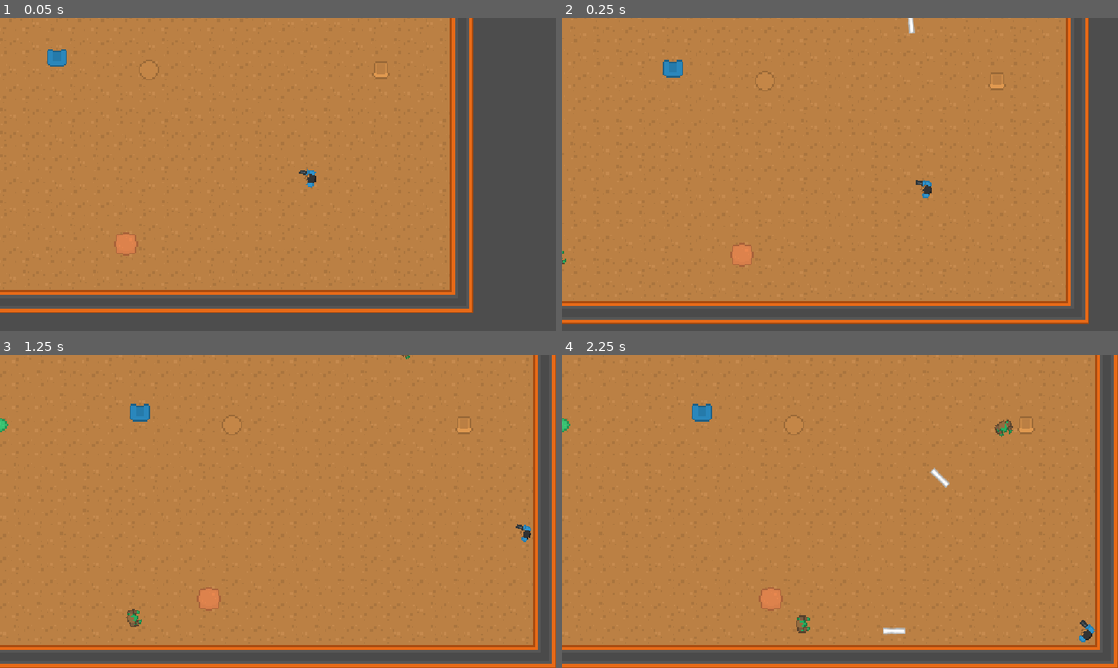
Above: before the commit, frames 1-4 (two rows, left to right).
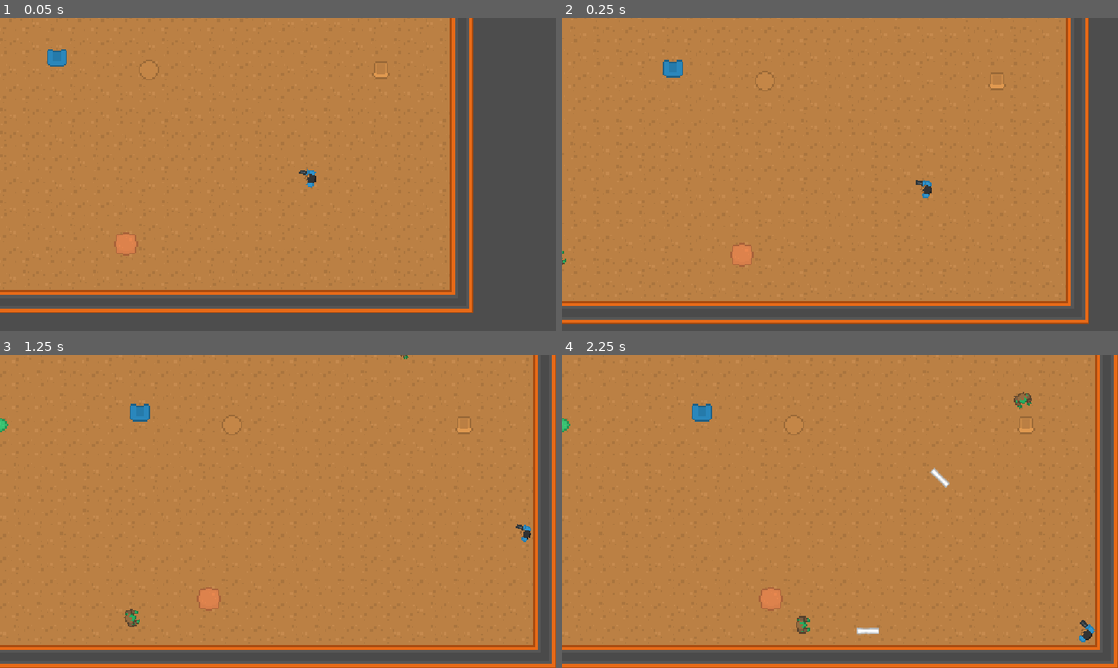
Above: after the commit, the same moments.

Repository: Frickerson/Brackeys_2026.2
Game: Godot game, scene res://Game/Levels/LevelOne.tscn
The game is run twice, just before and just after one commit, with the same random seed, the same clock (stepped at 60 frames per second) and the same inputs.
Inputs (mouse positions are in pixels of both pictures, inside the frame that each line leads up to):
- Up to frame 1 (0.05 s): no input
- Up to frame 2 (0.25 s): no input
- Up to frame 3 (1.25 s): move the mouse to (400, 495) at 0.52 s; hold D (Player_Move_Right) from 0.53 s (still down); click (400, 495) at 0.6 s
- Up to frame 4 (2.25 s): move the mouse to (728, 527) at 1.27 s; release D (Player_Move_Right) at 1.28 s; hold S (Player_Move_Down) 1.28-2.03 s; click (728, 527) at 1.35 s; move the mouse to (895, 442) at 2.02 s; hold D (Player_Move_Right) from 2.03 s (still down); click (895, 442) at 2.1 s

Frame 1 is identical in both runs. In frame 2, less than 0.1% of the frame differs, in the area x 0-64%, y 0-79%; in frame 3, 0.1%; in frame 4, 0.4%, in the area x 42-85%, y 11-90%.

Commit message:
Fixup bullets and avoidance

Diff:
--- a/Game/Levels/LevelOne.tscn
+++ b/Game/Levels/LevelOne.tscn
@@ -37,9 +37,8 @@
 tile_map_data = PackedByteArray("AAAAAAAAAQAAAAQAAAABAAAAAQACAAQAAAAAAAEAAQACAAUAAAABAAEAAAAEAAAAAAAAAAIAAQACAAUAAAABAA …(12592 unchanged characters)…
 tile_set = ExtResource("1_7t8pm")
 
-[node name="Player" parent="." unique_id=1713415423 groups=["Player"] instance=ExtResource("2_8g3pm")]
+[node name="Player" parent="." unique_id=1713415423 instance=ExtResource("2_8g3pm")]
 position = Vector2(415, 292)
-MoveSpeed = 150.0
 
 [node name="Obstacle" parent="." unique_id=851229595 instance=ExtResource("3_u8oo6")]
 position = Vector2(464, 216)
@@ -65,17 +64,17 @@
 [node name="Obstacle8" parent="." unique_id=795051719 instance=ExtResource("10_xptkl")]
 position = Vector2(288, 336)
 
-[node name="Enemy" parent="." unique_id=2024416287 instance=ExtResource("11_4uixm")]
+[node name="Enemy" parent="." unique_id=2024416287 groups=["Enemy"] instance=ExtResource("11_4uixm")]
 position = Vector2(144, 336)
 DefaultWeapon = SubResource("Resource_4uixm")
 MoveSpeed = 75.0
 
-[node name="Enemy2" parent="." unique_id=1042412938 instance=ExtResource("11_4uixm")]
+[node name="Enemy2" parent="." unique_id=1042412938 groups=["Enemy"] instance=ExtResource("11_4uixm")]
 position = Vector2(400, 80)
 DefaultWeapon = SubResource("Resource_75e5b")
 MoveSpeed = 75.0
 
-[node name="Enemy3" parent="." unique_id=707835662 instance=ExtResource("11_4uixm")]
+[node name="Enemy3" parent="." unique_id=707835662 groups=["Enemy"] instance=ExtResource("11_4uixm")]
 position = Vector2(96, 48)
 DefaultWeapon = SubResource("Resource_w43m7")
 MoveSpeed = 75.0
--- a/Game/Objects/Bullets/Bullet.gd
+++ b/Game/Objects/Bullets/Bullet.gd
@@ -10,13 +10,21 @@
 	position += velocity * delta
 
 func _on_body_entered(body: Node2D) -> void:
-	var enemy := body as Enemy
-	if enemy:
-		enemy._take_damage(1.0)
+	if is_in_group("Player"):
+		if body.is_in_group("Player"):
+			return
 
-	var player := body as Player
-	if player:
-		player.take_damage(1.0)
+		var enemy := body as Enemy
+		if enemy:
+			enemy._take_damage(1.0)
+
+	if is_in_group("Enemy"):
+		if body.is_in_group("Enemy"):
+			return
+
+		var player := body as Player
+		if player:
+			player.take_damage(1.0)
 
 	queue_free()
 
--- a/Game/Objects/Enemy/Enemy.gd
+++ b/Game/Objects/Enemy/Enemy.gd
@@ -17,9 +17,13 @@
 var EquippedWeapon: Weapon = null
 
 func _ready() -> void:
+	if get_groups().is_empty():
+		add_to_group("Enemy")
+
 	if DefaultWeapon != null:
 		EquippedWeapon = DefaultWeapon.instantiate()
 		AttackLocation.add_child(EquippedWeapon)
+		EquippedWeapon.add_to_group(get_groups()[0])
 		EquippedWeapon._toggle_auto_reload(!UseAmmo)
 
 	RayCast.add_exception(PlayerRef)
@@ -50,7 +54,7 @@
 	var next_position = NavigationAgent.get_next_path_position()
 	var dir = global_position.direction_to(next_position)
 	velocity = dir * MoveSpeed
-	move_and_slide()
+	NavigationAgent.set_velocity(dir * MoveSpeed)
 
 	var player_dir = AttackLocation.global_position.direction_to(player_position)
 	rotation = player_dir.angle()
@@ -69,3 +73,7 @@
 func _in_move_range(player_position : Vector2) -> bool:
 	var distance = global_position.distance_squared_to(player_position)
 	return distance <= MaxMoveRange * MaxMoveRange
+
+func _on_velocity_computed(safe_velocity: Vector2) -> void:
+	velocity = safe_velocity
+	move_and_slide()
--- a/Game/Objects/Enemy/Enemy.tscn
+++ b/Game/Objects/Enemy/Enemy.tscn
@@ -11,7 +11,7 @@
 atlas = ExtResource("1_051ad")
 region = Rect2(496, 120, 16, 16)
 
-[node name="Enemy" type="CharacterBody2D" unique_id=2024416287 node_paths=PackedStringArray("NavigationAgent", "AttackLocation", "RayCast")]
+[node name="Enemy" type="CharacterBody2D" unique_id=2024416287 node_paths=PackedStringArray("NavigationAgent", "AttackLocation", "RayCast") groups=["Enemy"]]
 collision_layer = 2
 script = ExtResource("1_2jigs")
 NavigationAgent = NodePath("NavigationAgent2D")
@@ -36,3 +36,5 @@
 [node name="NavigationAgent2D" type="NavigationAgent2D" parent="." unique_id=47733685]
 target_desired_distance = 100.0
 avoidance_enabled = true
+
+[connection signal="velocity_computed" from="NavigationAgent2D" to="." method="_on_velocity_computed"]
--- a/Game/Objects/Player/Player.gd
+++ b/Game/Objects/Player/Player.gd
@@ -15,9 +15,13 @@
 var BobTime: float = 0.5
 
 func _ready() -> void:
+	if get_groups().is_empty():
+		add_to_group("Player")
+
 	if DefaultWeapon != null:
 		EquippedWeapon = DefaultWeapon.instantiate()
 		AttackLocation.add_child(EquippedWeapon)
+		EquippedWeapon.add_to_group(get_groups()[0])
 
 func _physics_process(delta: float) -> void:
 	var vertical = Input.get_axis("Player_Move_Up","Player_Move_Down")
--- a/Game/Objects/Player/Player.tscn
+++ b/Game/Objects/Player/Player.tscn
@@ -11,7 +11,7 @@
 atlas = ExtResource("3_bupal")
 region = Rect2(512, 16, 16, 16)
 
-[node name="Player" type="CharacterBody2D" unique_id=1713415423 node_paths=PackedStringArray("AttackLocation", "Camera")]
+[node name="Player" type="CharacterBody2D" unique_id=1713415423 node_paths=PackedStringArray("AttackLocation", "Camera") groups=["Player"]]
 script = ExtResource("1_5anc7")
 DefaultWeapon = ExtResource("2_bupal")
 AttackLocation = NodePath("CollisionShape2D/Sprite2D/AttackLocation")
--- a/Game/Objects/Weapons/Base/MultiShot.gd
+++ b/Game/Objects/Weapons/Base/MultiShot.gd
@@ -12,3 +12,4 @@
 		get_tree().root.add_child(attack)
 		attack.global_position = global_position
 		attack.global_rotation = global_rotation + deg_to_rad(rotation_offset)
+		attack.add_to_group(get_groups()[0])
--- a/Game/Objects/Weapons/Base/Weapon.gd
+++ b/Game/Objects/Weapons/Base/Weapon.gd
@@ -61,3 +61,4 @@
 	get_tree().root.add_child(attack)
 	attack.position = global_position
 	attack.rotation = global_rotation
+	attack.add_to_group(get_groups()[0])
--- a/project.godot
+++ b/project.godot
@@ -23,6 +23,7 @@
 [global_group]
 
 Player=""
+Enemy=""
 
 [input]
 
